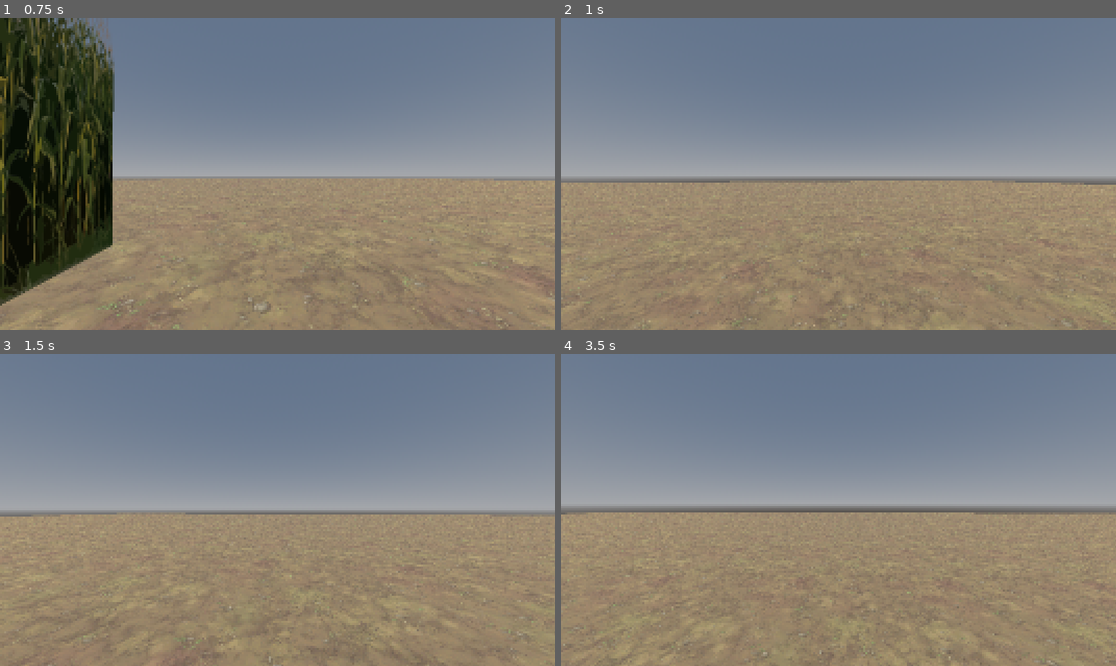
Above: before the commit, frames 1-4 (two rows, left to right).
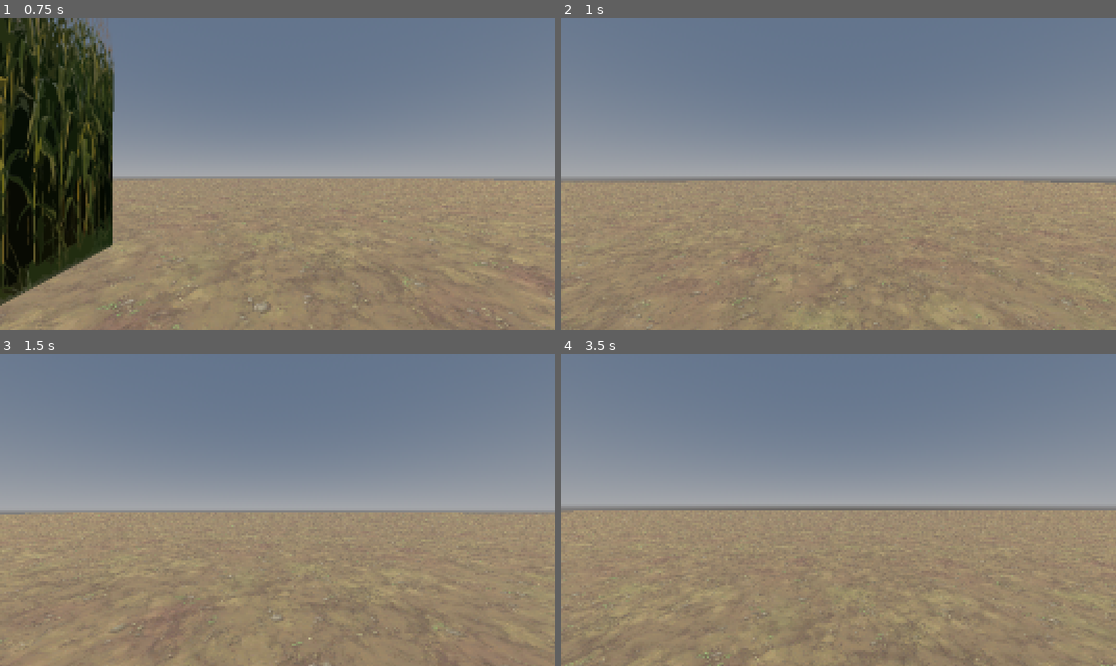
Above: after the commit, the same moments.

Repository: ericholtz/cornkeeper
Game: Godot game, scene res://scenes/Main.tscn
The game is run twice, just before and just after one commit, with the same random seed, the same clock (stepped at 60 frames per second) and the same inputs.
Inputs (mouse positions are in pixels of both pictures, inside the frame that each line leads up to):
- Up to frame 1 (0.75 s): tap Enter at 0.5 s; move the mouse to (305, 174) at 0.52 s; hold W (up) from 0.53 s (still down); hold Shift (run) from 0.53 s (still down)
- Up to frame 2 (1 s): keep holding W (up); keep holding Shift (run); tap Space (jump) at 0.77 s
- Up to frame 3 (1.5 s): keep holding W (up); move the mouse to (249, 510) at 1.27 s; release Shift (run) at 1.28 s; tap Shift (run) at 1.35 s
- Up to frame 4 (3.5 s): keep holding W (up); tap Space (jump) at 1.52, 3.02 s; move the mouse to (849, 503) at 2.02 s; hold Shift (run) 2.03-2.78 s; move the mouse to (832, 516) at 2.77 s; tap Shift (run) at 2.85 s

Frame 1 is identical in both runs. In frame 2, 2.3% of the frame differs, in the area x 0-100%, y 52-100%; in frame 3, 3.0%; in frame 4, 3.2%, in the area x 0-100%, y 50-100%.

Commit message:
lower jump height to avoid seeing over the corn

Diff:
--- a/scripts/player.gd
+++ b/scripts/player.gd
@@ -3,7 +3,7 @@
 @onready var head = $head
 @onready var camera = $head/Camera3D
 const CAM_FOV = 75
-const JUMP_VELOCITY = 8
+const JUMP_VELOCITY = 6
 const WALK_SPEED = 5
 const RUN_SPEED = 8.5
 const LERP_SPEED = 8
